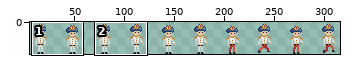
A sprite sheet gets an edit: Assets/Main/Images/Player.png. The picture above shows the old version from afar; the outline marks the close-up.
Close-up. As it was:
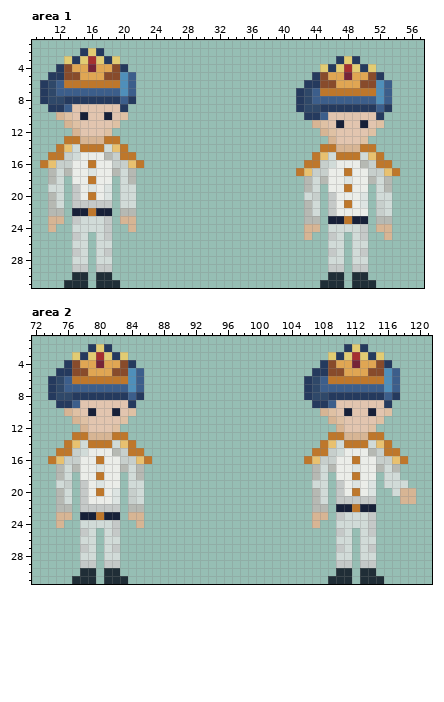
The file is 320x32 pixels. Colours within 5 levels of each other are drawn and written as one. Shown: area 1: x 9..57, y 1..31; area 2: x 72..121, y 1..31. The wide view leaves out empty margins. The commit also changed other parts of the picture, which this record leaves out.
New version:
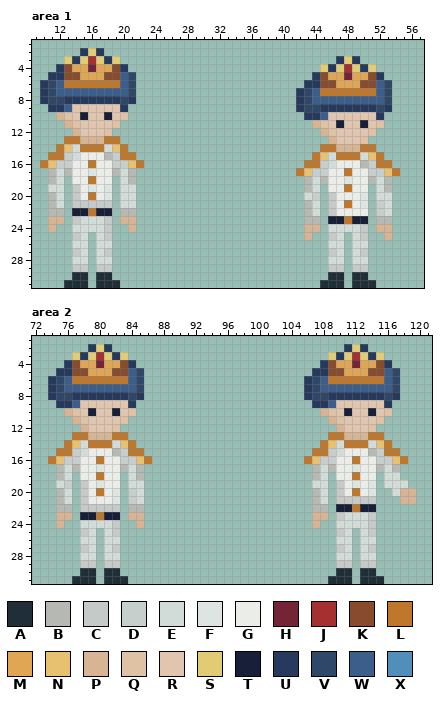
Palette (. is transparent): A #202e37  B #b6b9b3  C #c5c9c8  D #c7cfcc  E #d1dbd8  F #dde4e2  G #ebede9  H #752438  J #a53030  K #884b2b  L #be772b  M #e0a653  N #e8c170  P #d7b594  Q #dfc1a4  R #e2c5af  S #e2cc73  T #172038  U #253a5e  V #2f4869  W #3c5e8b  X #4f8fba
Change:
Area 1:
Colour W becomes colour V in row 5 at x 21; in rows 6 to 7 at x 21 and 53; in row 8 at x 20 and 53; in row 9 at x 52.
Colour X becomes colour W in row 5 at x 20; in rows 6 to 7 at x 20 and 52; in row 8 at x 52.
Area 2:
Colour W becomes colour V in rows 5 to 7 at x 85 and 117; in row 8 at x 84 and 116.
Colour X becomes colour W in rows 5 to 7 at x 84 and 116.
Where, in picture pixels (left, top, right, bottom), the same in both close-ups:
changed: (120, 72, 136, 104)
changed: (376, 80, 392, 112)
changed: (128, 368, 144, 400)
changed: (384, 368, 400, 400)
